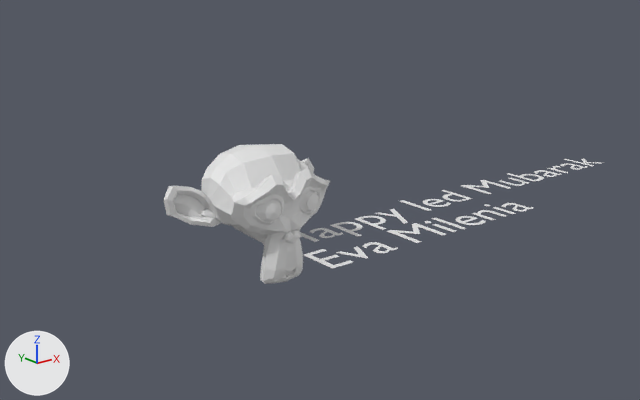
The glTF model main.gltf, before and after one commit.
Camera for both pictures: a 50 mm camera at (-7.21, -9.84, 4.57) aimed at (1.36, 0.88, 0.28). Arrows for +X, +Y and +Z are at lower left; the lights stay in place.

The first picture shows 'Eva Milenia', 'Suzanne'.
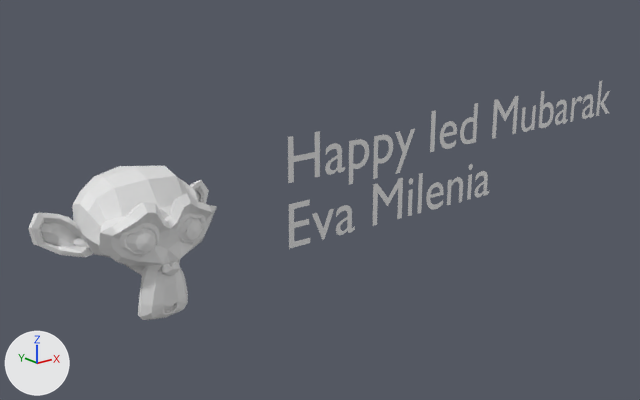
What differs and where, as boxes [x1, y1, x2, y2] in the pictures (640 x 400 px):
'Suzanne', moved
    before: [164, 144, 330, 284]
    after: [28, 166, 217, 320]
'Eva Milenia', moved, turned
    before: [300, 159, 601, 269]
    after: [288, 81, 610, 249]

The change, as a list of edits to the scene's bpy script:
```text
Change ob_eva_milenia:
    ob_eva_milenia.location: (0.0, 0.0, 0.0) -> (0.0, 0.0, 1.0)
    ob_eva_milenia.rotation_euler: (0.0, 0.0, 0.0) -> (1.571, 0.0, 0.0)  # degrees (0, 0, 0) -> degrees (90, 0, 0)
Change ob_suzanne:
    ob_suzanne.location: (0.04, 0.65, 0.45) -> (-1.96, 0.65, 0.45)
```
